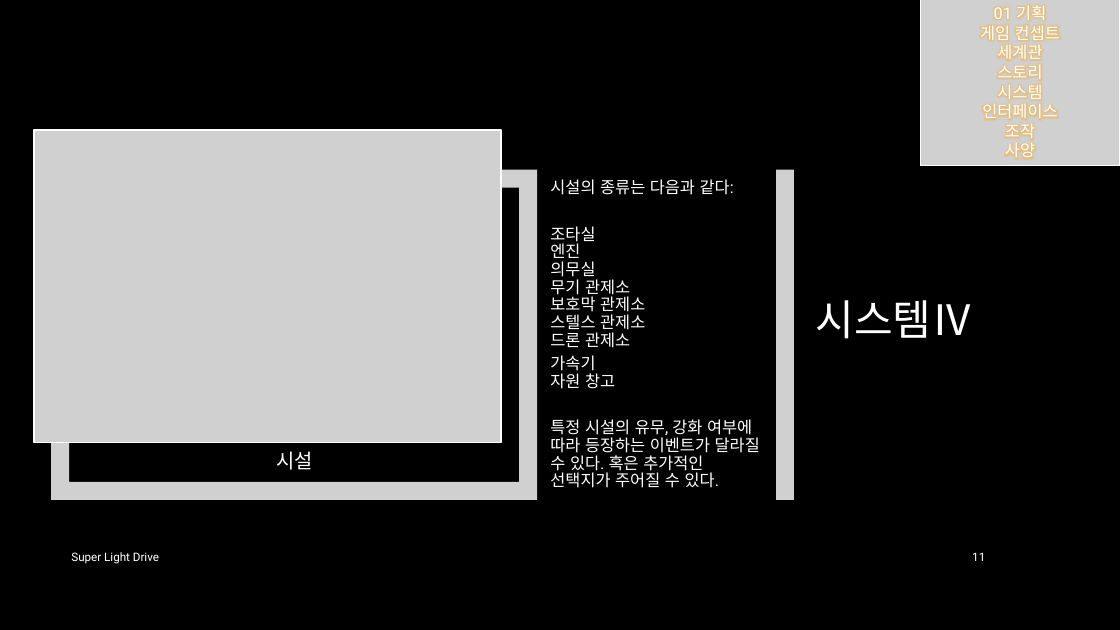
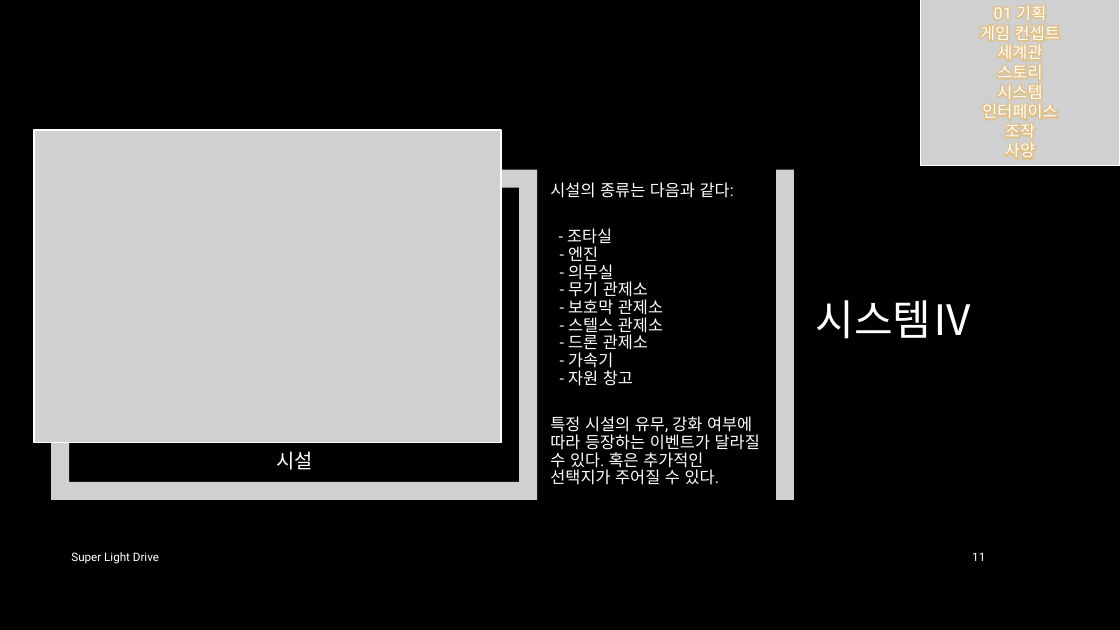
Before and after one commit to iconstudio/2017-Platformer, a slide deck: slide 11 of slides/SuperLightDrive_20171228.pptx. Drawn at 1120x630 pixels with LibreOffice and Linux fonts; fonts in the diff are those of the drawing; grey boxes stand for pictures; background and template pictures are left out. Boxes give left, top, right and bottom in pixels: in the first picture for what was removed or moved away, otherwise in the second. Text is boxed around its words. In the diff, an @@ line names an element or a change of style, - is before the commit and + after.

```diff
--- a/slides/SuperLightDrive_20171228.pptx
+++ b/slides/SuperLightDrive_20171228.pptx
@@ text at [567, 228, 663, 386]: text changed @@
-조타실
-엔진
-의무실
-무기 관제소
-보호막 관제소
-스텔스 관제소
-드론 관제소
-가속기
-자원 창고
+- 조타실
+- 엔진
+- 의무실
+- 무기 관제소
+- 보호막 관제소
+- 스텔스 관제소
+- 드론 관제소
+- 가속기
+- 자원 창고
```
Also in this commit, not shown: 7 other slides changed, 16 other files.
